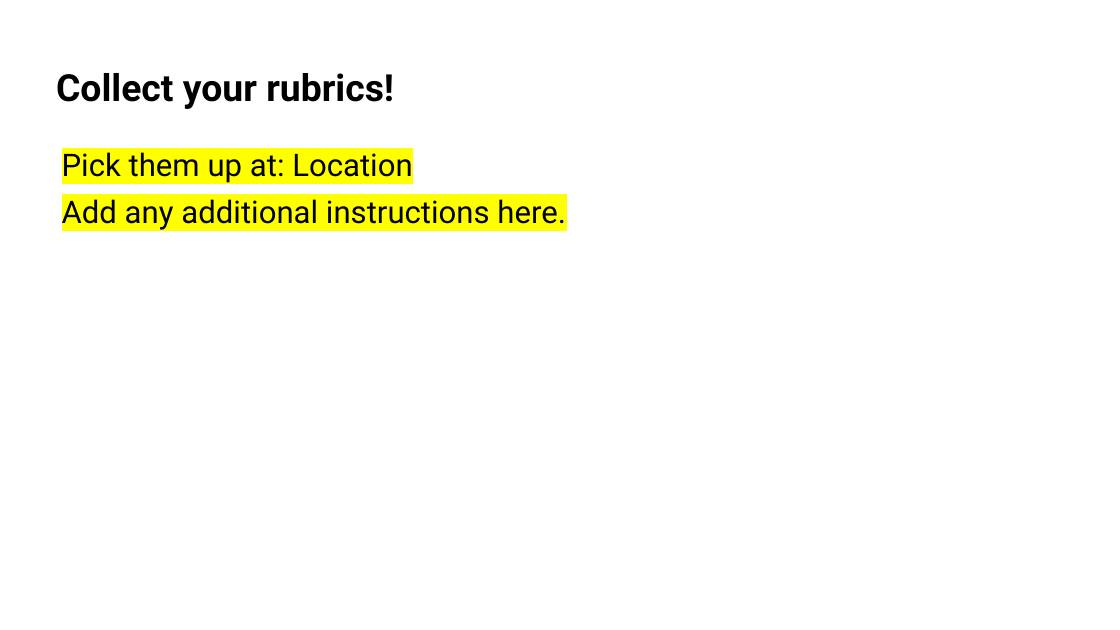
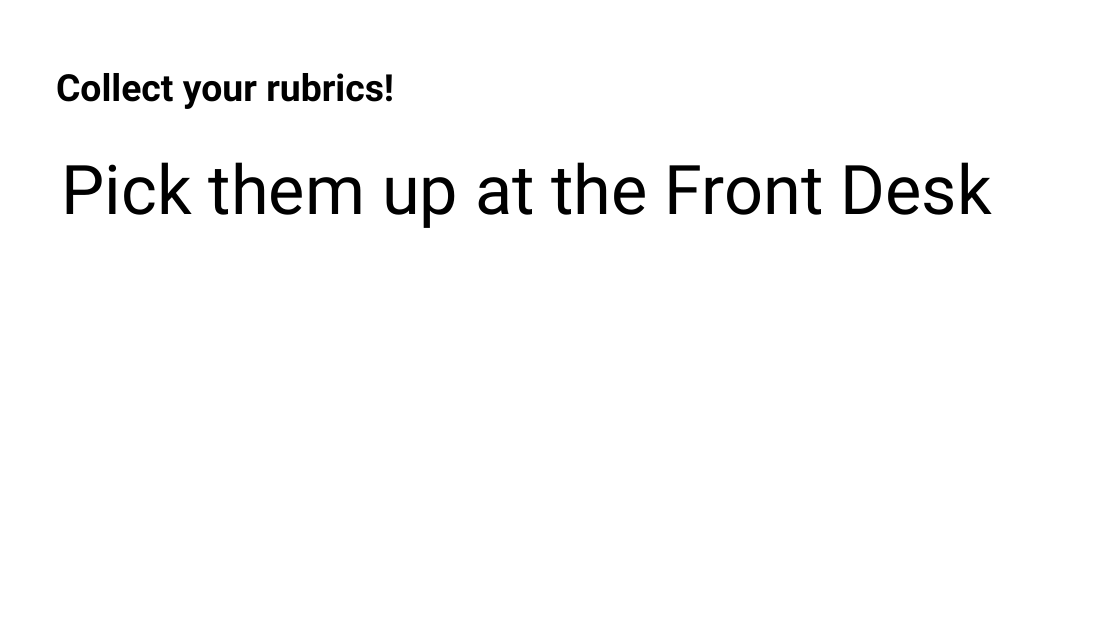
Before and after one commit to bpmerkel/FLLSlides, a slide deck: slide 43 of Api/Templates/Awards Ceremony - Full.pptx (slide 41 before the commit). Drawn at 1120x630 pixels with LibreOffice and Linux fonts; fonts in the diff are those of the drawing; background and template pictures are left out. Boxes give left, top, right and bottom in pixels: in the first picture for what was removed or moved away, otherwise in the second. Text is boxed around its words. In the diff, an @@ line names an element or a change of style, - is before the commit and + after.

```diff
--- a/Api/Templates/Awards Ceremony - Full.pptx
+++ b/Api/Templates/Awards Ceremony - Full.pptx
@@ text at <box>62,162,992,228</box>: text changed; size 20 to 44 pt @@
-Pick them up at: Location
-Add any additional instructions here.
+Pick them up at the Front Desk
```
Also in this commit, not shown: 3 other slides changed, 3 slides added, 1 slide removed, 1 other file.
